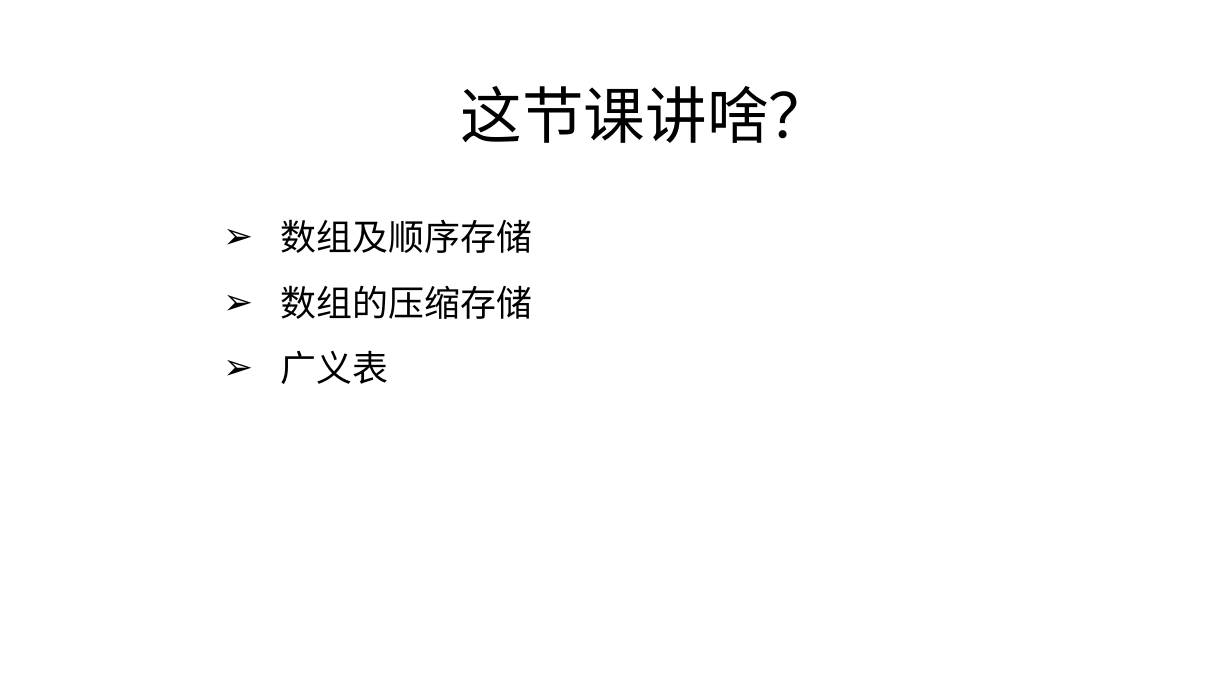
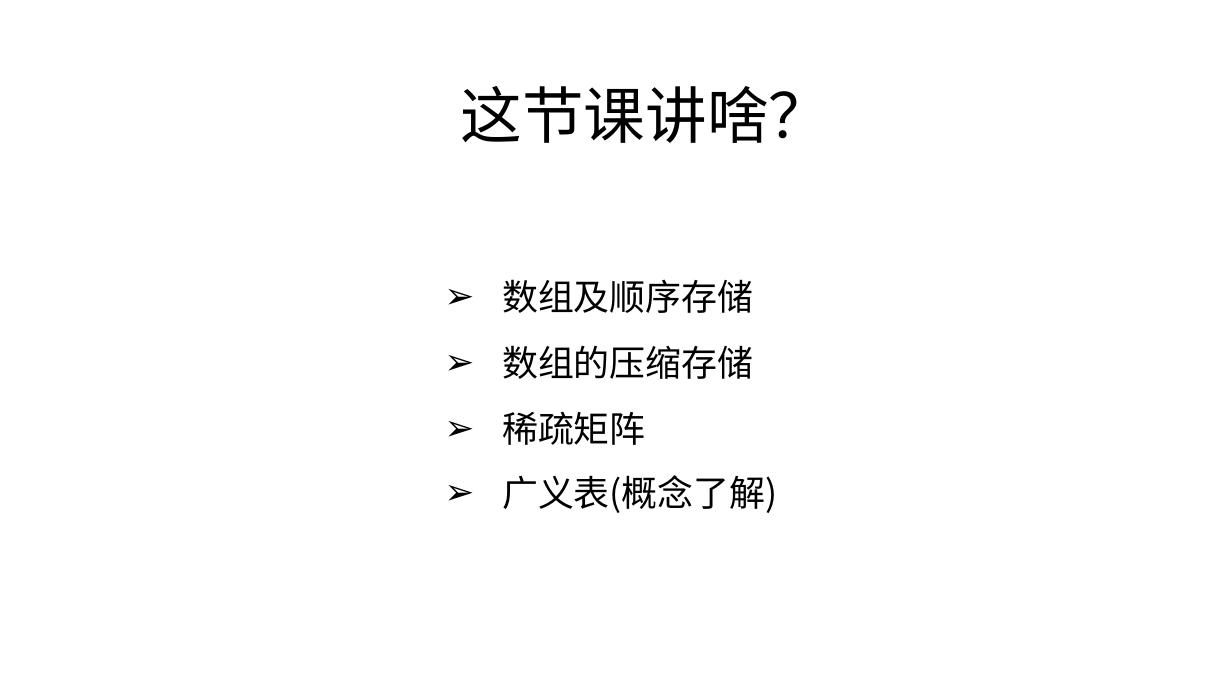
Before and after one commit to zjyesir/hmc_data_structure, a slide deck: slide 2 of ppt/5.数组和广义表.pptx. Drawn at 1232x693 pixels with LibreOffice and Linux fonts; fonts in the diff are those of the drawing; background and template pictures are left out. Boxes give left, top, right and bottom in pixels: in the first picture for what was removed or moved away, otherwise in the second. Text is boxed around its words. In the diff, an @@ line names an element or a change of style, - is before the commit and + after.

```diff
--- a/ppt/5.数组和广义表.pptx
+++ b/ppt/5.数组和广义表.pptx
@@ text "数组及顺序存储": place and size @@
-text "数组及顺序存储" at [281,219,532,384]
+text "数组及顺序存储" at [502,279,777,513]
@@ text at [502,411,777,513]: text changed @@
-➢ 广义表
+➢ 稀疏矩阵
+➢ 广义表(概念了解)
```
Also in this commit, not shown: 2 other slides changed, 6 slides added, 2 slides removed, 3 other files.
